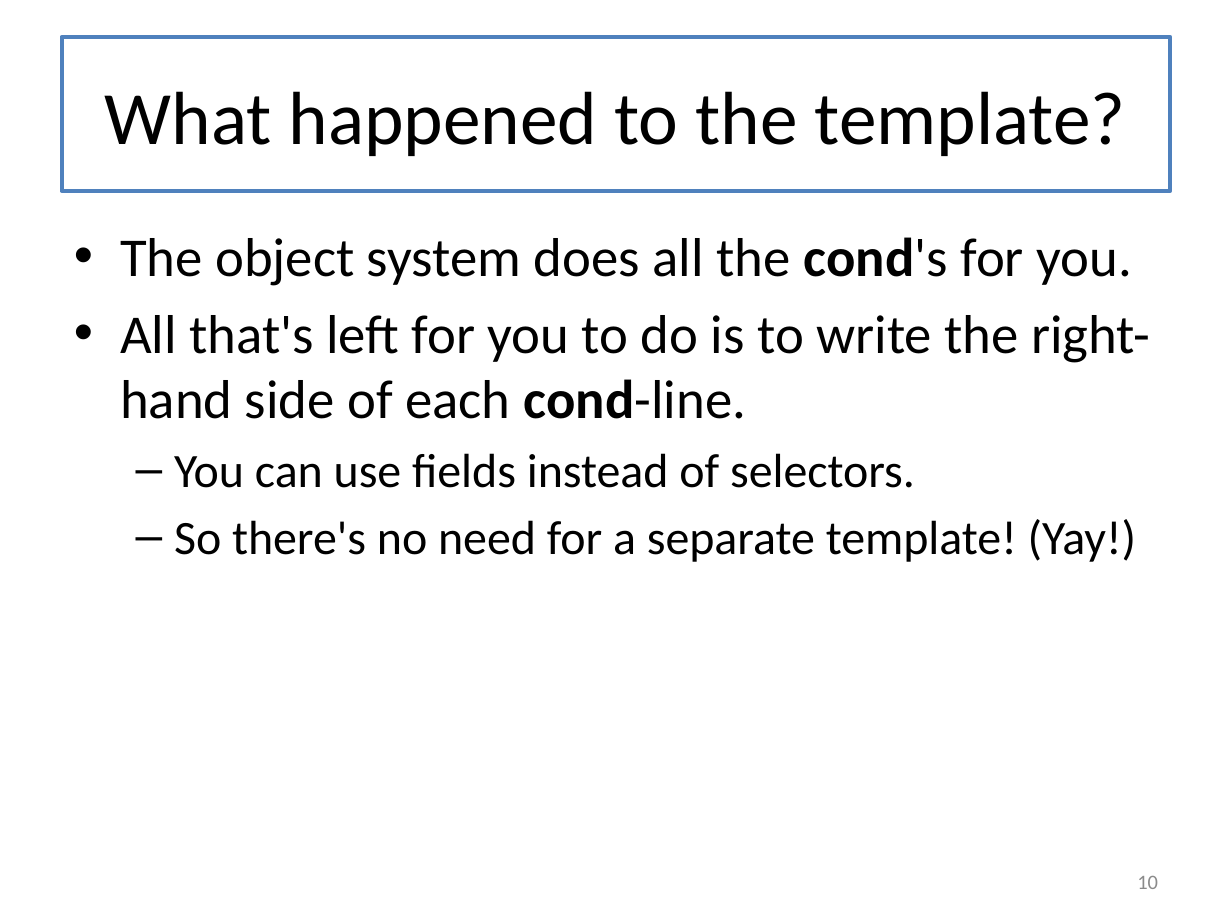
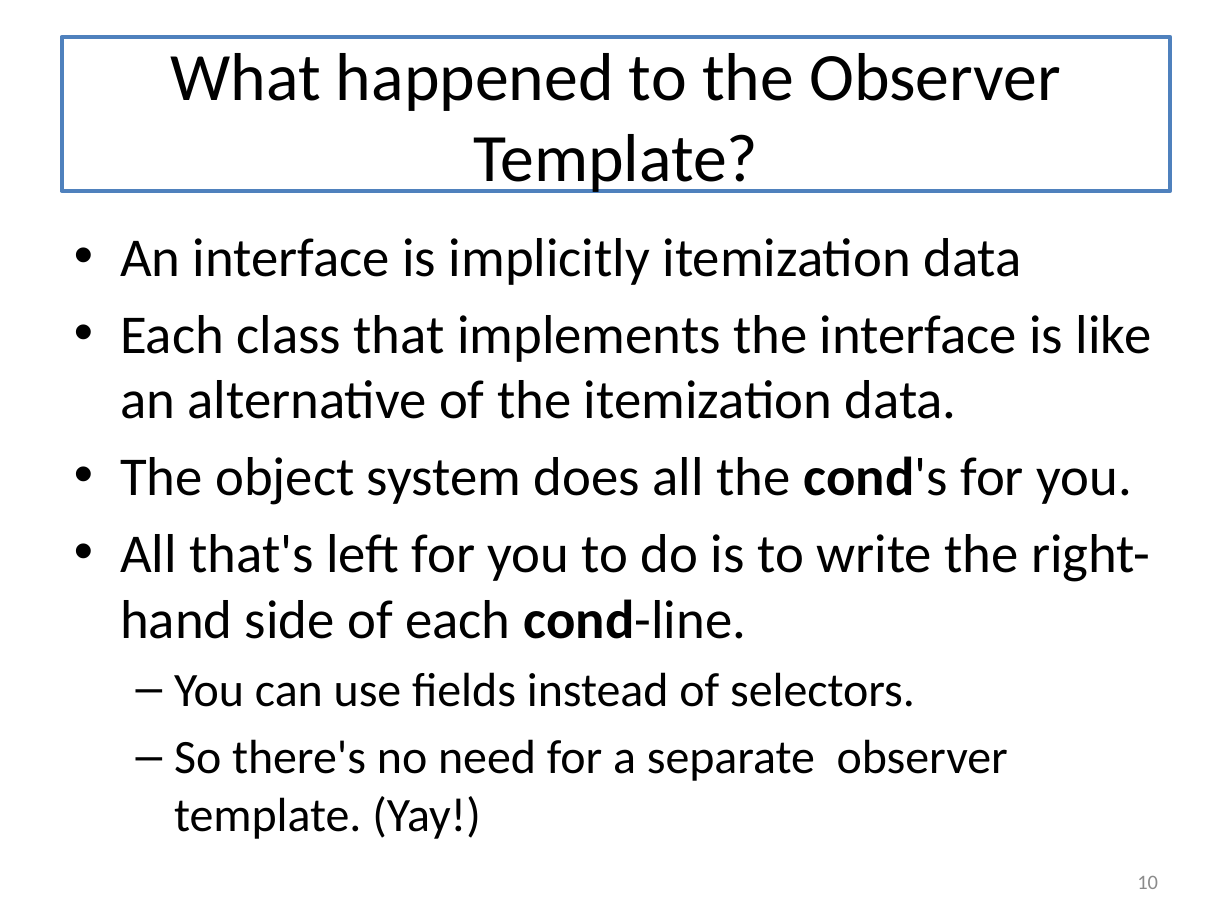
Before and after one commit to mwand/cs5010f16, a slide deck: slide 10 of Slides/Lesson 9.5 The Design Recipe Using Classes.pptx. Drawn at 1232x924 pixels with LibreOffice and Linux fonts; fonts in the diff are those of the drawing. Boxes give left, top, right and bottom in pixels: in the first picture for what was removed or moved away, otherwise in the second. Text is boxed around its words. In the diff, an @@ line names an element or a change of style, - is before the commit and + after.

```diff
--- a/Slides/Lesson 9.5 The Design Recipe Using Classes.pptx
+++ b/Slides/Lesson 9.5 The Design Recipe Using Classes.pptx
@@ title at (170,53,1061,193): text changed; size 44 to 39.6 pt @@
-What happened to the template?
+What happened to the Observer Template?
@@ text at (120,238,1151,419): paragraphs added @@
+• An interface is implicitly itemization data
+• Each class that implements the interface is like an alternative of the itemization data.
@@ text at (174,739,1008,839): text changed @@
-  – So there's no need for a separate template! (Yay!)
+  – So there's no need for a separate observer template. (Yay!)
```
Also in this commit, not shown: 11 other slides changed, 2 slides added, 8 other files.
